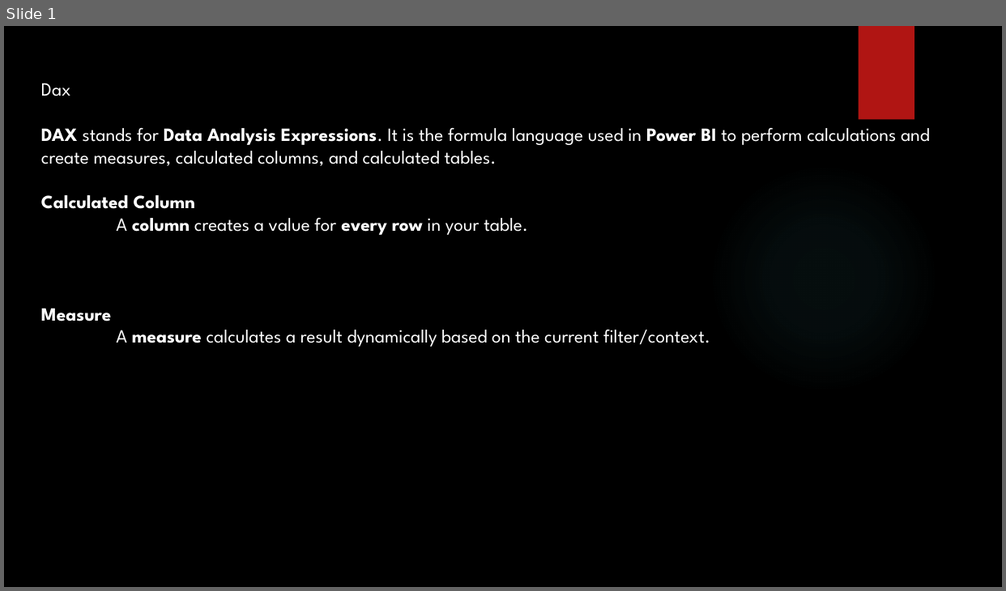
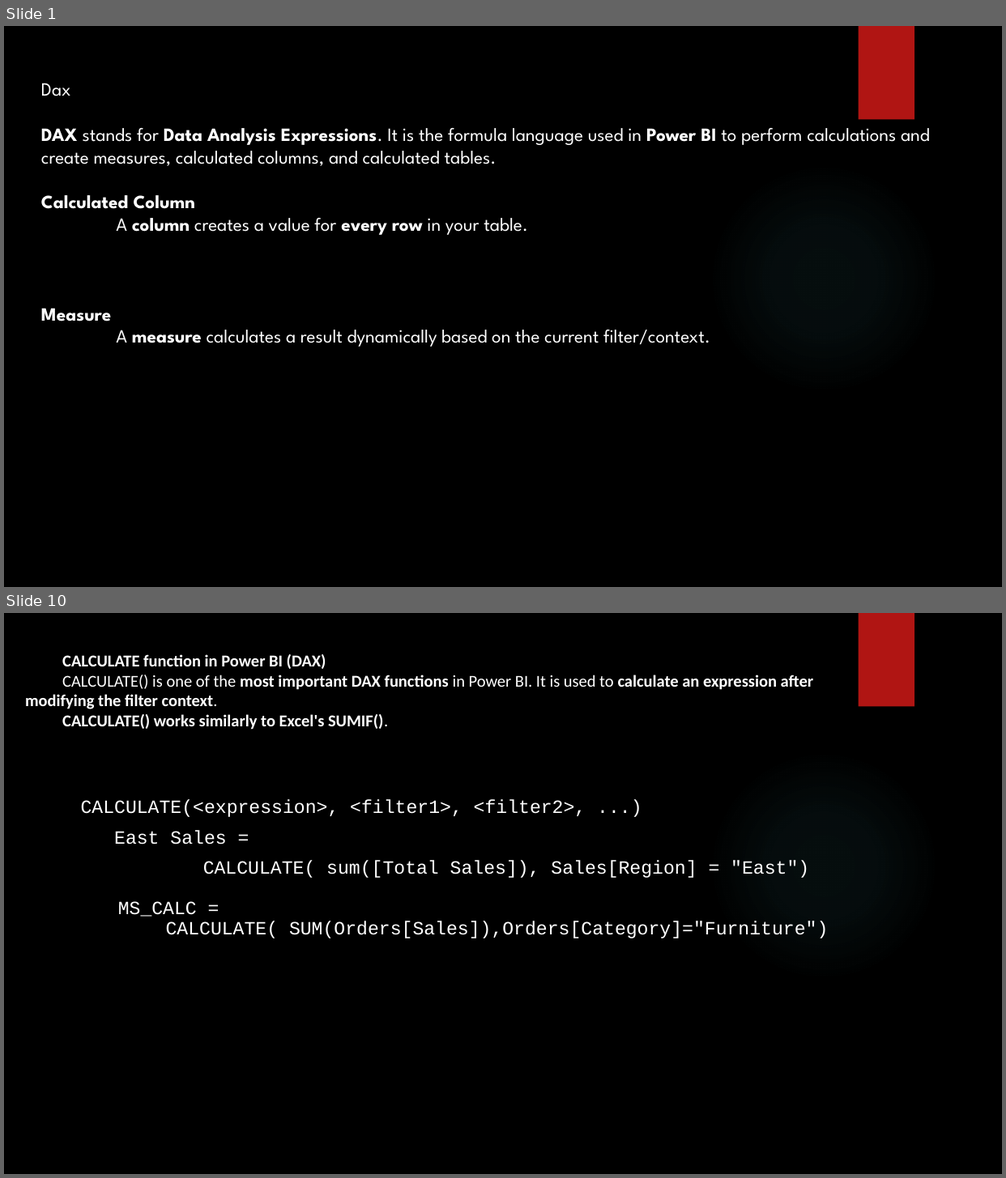
Before and after one commit to SHIVRAJSHINDE/Ethans, a slide deck: 17 18 20/5.Power Bi/5) Dax/Dax.pptx. Shown one above the other, each under a label of ours: slide 1 before the commit, slides 1 and 10 after it; the slides between them are not shown. The pictures are 1006x591 and 1006x1178 pixels, drawn with LibreOffice and Linux fonts; fonts in the diff are those of the drawing; background and template pictures are left out. Boxes give left, top, right and bottom in pixels: in the first picture for what was removed or moved away, otherwise in the second. Text is boxed around its words. In the diff, an @@ line names an element or a change of style, - is before the commit and + after.

```diff
--- a/17 18 20/5.Power Bi/5) Dax/Dax.pptx
+++ b/17 18 20/5.Power Bi/5) Dax/Dax.pptx
@@ slide 10 added at [4, 613, 1002, 1174], background picture (left out); not listed: 2 template elements that a slide beside it also shows @@
@@ text added at [25, 654, 813, 730], 16 pt, text #FFFFFF, bold @@
+CALCULATE function in Power BI (DAX)
+CALCULATE() is one of the most important DAX functions in Power BI. It is used to calculate an expression after modifying the filter context.
+CALCULATE() works similarly to Excel's SUMIF().
@@ text added at [81, 800, 828, 939], 18 pt, text #FFFFFF @@
+CALCULATE(<expression>, <filter1>, <filter2>, ...)
+East Sales =
+  CALCULATE( sum([Total Sales]), Sales[Region] = "East")
+MS_CALC =
+CALCULATE( SUM(Orders[Sales]),Orders[Category]="Furniture")
```
Also in this commit, not shown: 5 slides changed, 6 other slides added, 1 slide removed, 47 other files.
